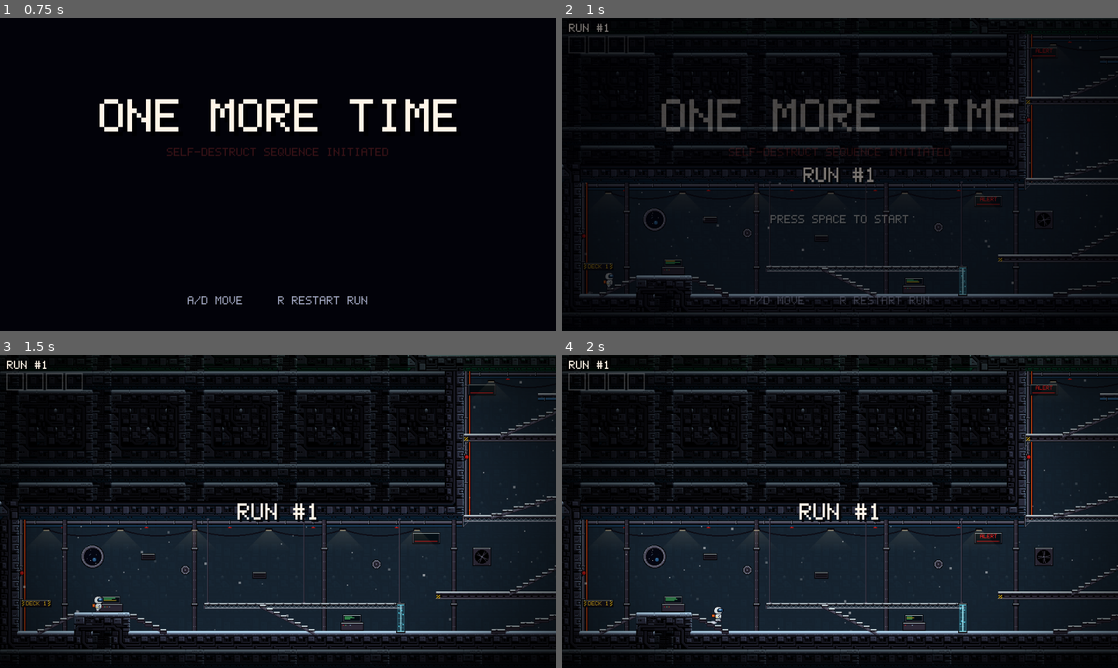
Above: before the commit, frames 1-4 (two rows, left to right).
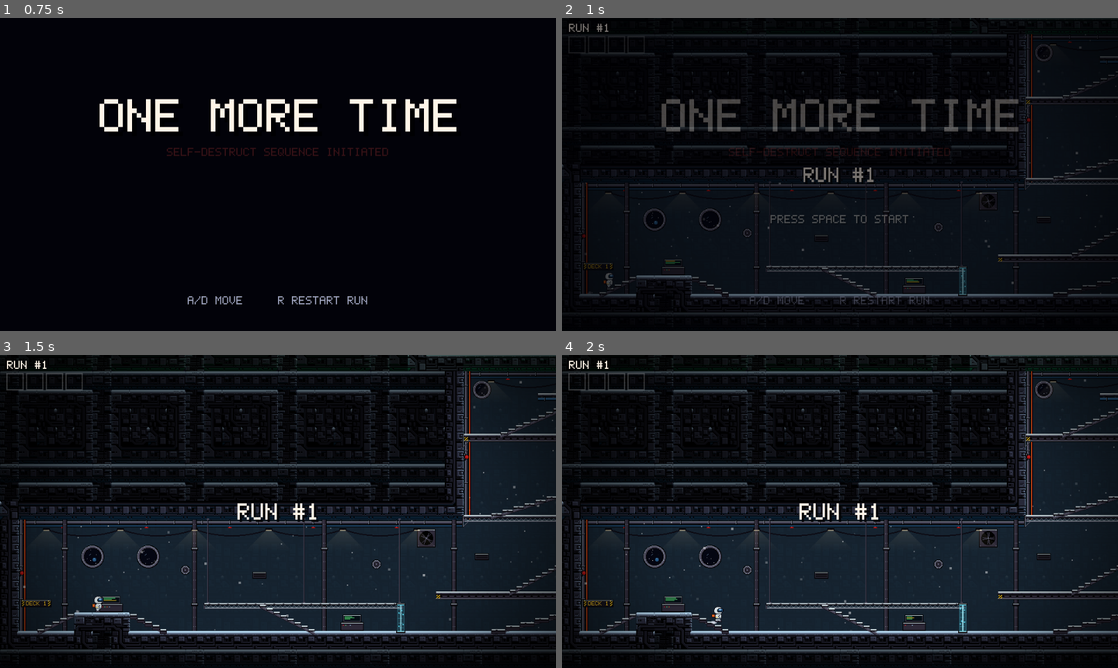
Above: after the commit, the same moments.

Repository: JayChen251/One-more-time
Game: Godot game, scene res://scenes/main.tscn
The game is run twice, just before and just after one commit, with the same random seed, the same clock (stepped at 60 frames per second) and the same inputs.
Inputs:
- Up to frame 1 (0.75 s): tap Enter at 0.5 s; hold D (right) from 0.53 s (still down); tap L (grapple) at 0.6 s
- Up to frame 2 (1 s): keep holding D (right); tap Space (jump) at 0.77 s
- Up to frame 3 (1.5 s): keep holding D (right); tap L (grapple) at 1.35 s
- Up to frame 4 (2 s): keep holding D (right); tap Space (jump) at 1.52 s

Frame 1 is identical in both runs. In frame 2, 0.2% of the frame differs, in the area x 24-89%, y 8-68%; in frame 3, 0.5%; in frame 4, 0.6%, in the area x 24-90%, y 8-69%.

Commit message:
Add a grapple point between hatches 2 and 3
Co-Authored-By: Claude Opus 5.5 <noreply@anthropic.com>
Claude-Session: https://claude.ai/code/session_01VBg4ft2q8Eto7W6RUi45Wd

Diff:
--- a/scenes/level.tscn
+++ b/scenes/level.tscn
@@ -22,7 +22,7 @@
 
 [node name="Decor" type="Node2D" parent="."]
 script = ExtResource("1_decor")
-items = [["tubering", 2176, 1600, 384, 12], ["tubering", 217 …(2389 unchanged characters)… "damage", 1888, 2848, 64, 64], ["fan", 2080, 3936, 64, 64], ["screen", 2256, 2348, 96, 40], ["window", 2208, 1504, 64, 64], ["fan", 2280, 2600, 48, 48], ["screen", 2256, 4460, 96, 40], ["window", 1688, 4248, 80, 80], ["vent", 488, 5428, 48, 24], ["damage", 1824, 2656, 64, 64], ["fan", 2336, 3936, 64, 64], ["screen", 1424, 5356, 96, 40], ["window", 2336, 3360, 64, 64], ["fan", 1896, 3944, 48, 48], ["screen", 1616, 4844, 96, 40], ["window", 2200, 2968, 80, 80], ["vent", 1704, 3060, 48, 24], ["damage", 1888, 4448, 64, 64], ["fan", 1632, 5408, 64, 64], ["screen", 1680, 3372, 96, 40], ["window", 1888, 3552, 64, 64], ["fan", 1640, 2664, 48, 48], ["chase", 2176, 1472, 1, 1088], ["cha …(460 unchanged characters)…
+items = [["tubering", 2176, 1600, 384, 12], ["tubering", 217 …(2389 unchanged characters)… "damage", 1888, 2848, 64, 64], ["fan", 2272, 2336, 64, 64], ["screen", 2192, 1516, 96, 40], ["window", 2272, 2592, 64, 64], ["fan", 2280, 4456, 48, 48], ["screen", 1680, 4268, 96, 40], ["window", 472, 5400, 80, 80], ["vent", 1832, 2676, 48, 24], ["damage", 2336, 3936, 64, 64], ["fan", 1440, 5344, 64, 64], ["screen", 2320, 3372, 96, 40], ["window", 1632, 4832, 64, 64], ["fan", 2216, 2984, 48, 48], ["screen", 1680, 3052, 96, 40], ["window", 1880, 4440, 80, 80], ["vent", 1640, 5428, 48, 24], ["damage", 1696, 3360, 64, 64], ["fan", 1888, 3552, 64, 64], ["screen", 1616, 2668, 96, 40], ["window", 2144, 3936, 64, 64], ["chase", 2176, 1472, 1, 1088], ["cha …(460 unchanged characters)…
 
 [node name="TileMapLayer" type="TileMapLayer" parent="." groups=["tilemap"]]
 scale = Vector2(2, 2)
@@ -292,6 +292,9 @@
 wall_left = false
 wall_right = false
 
+[node name="Chunk2Point" parent="GrapplePoints" instance=ExtResource("4_grapple_point")]
+position = Vector2(1984, 4016)
+
 [node name="Chunk3Field" parent="ForceFields" instance=ExtResource("3_force_field")]
 position = Vector2(2112, 3412)
 height = 428.0
Not shown, changed: tools/build_level.py
